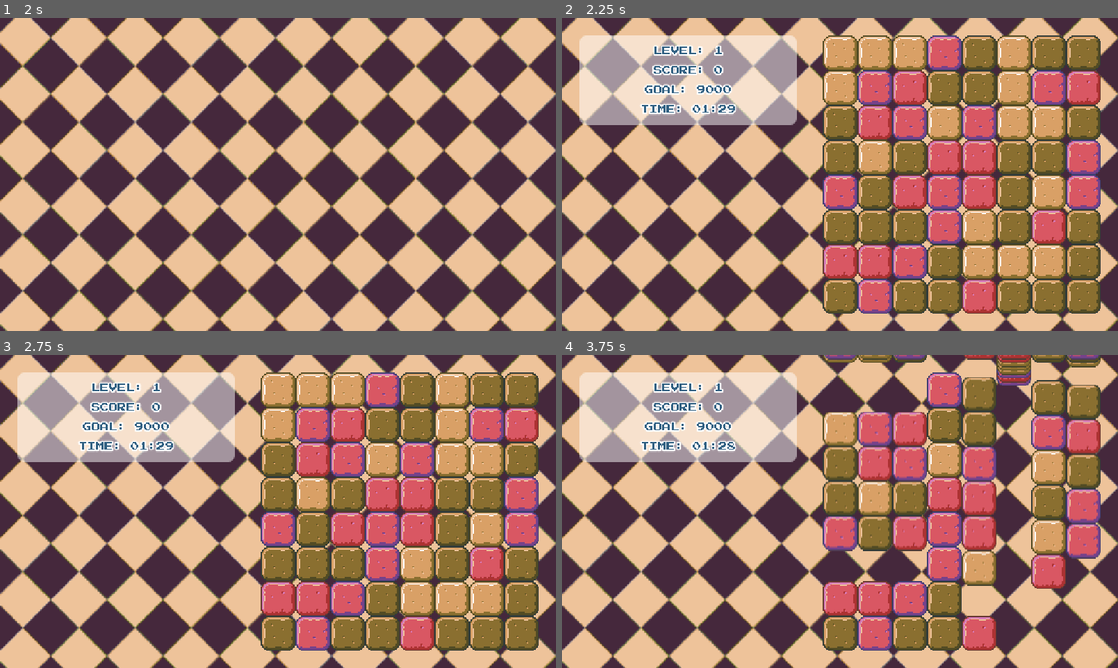
Above: before the commit, frames 1-4 (two rows, left to right).
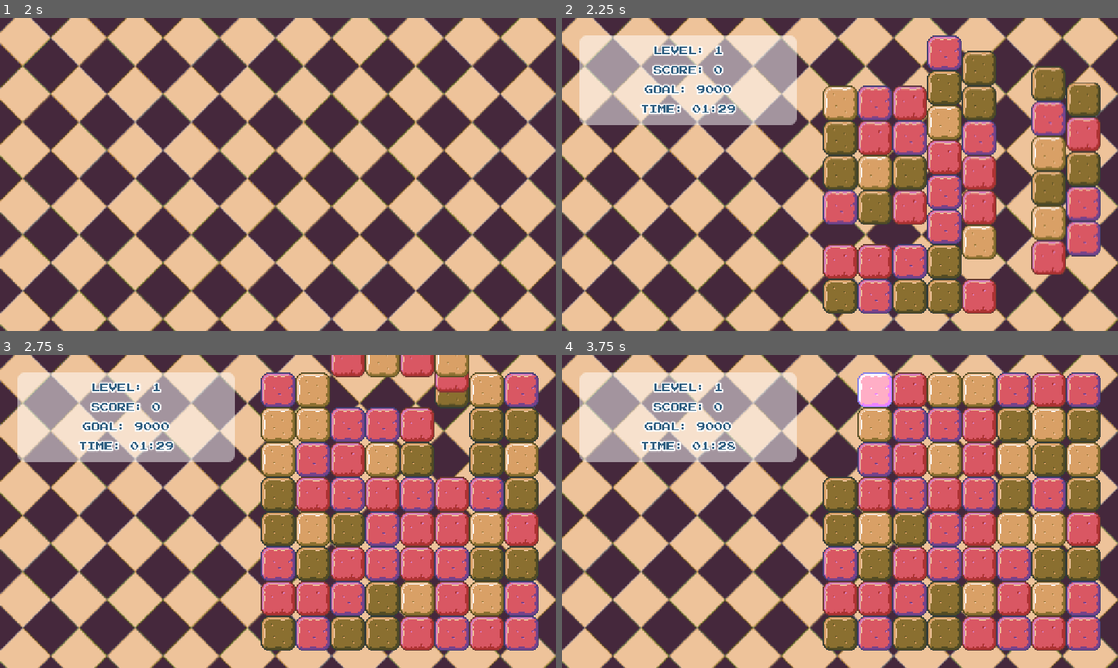
Above: after the commit, the same moments.

Repository: lazaromenezes/edx-games50
Game: Godot game, scene res://scenes/title_screen/title_screen.tscn
The game is run twice, just before and just after one commit, with the same random seed, the same clock (stepped at 60 frames per second) and the same inputs.
Inputs (mouse positions are in pixels of both pictures, inside the frame that each line leads up to):
- Up to frame 1 (2 s): click "Start" at 0.5 s; move the mouse to (400, 158) at 1.27 s; press the mouse at (400, 158) at 1.28 s
- Up to frame 2 (2.25 s): move the mouse to (728, 190) at 2.02 s; release the mouse at (728, 190) at 2.03 s; click (728, 190) at 2.1 s
- Up to frame 3 (2.75 s): no input
- Up to frame 4 (3.75 s): move the mouse to (840, 389) at 2.77 s; press the mouse at (840, 389) at 2.78 s; move the mouse to (873, 389) at 3.52 s; release the mouse at (873, 389) at 3.53 s; click (873, 389) at 3.6 s

Frame 1 is identical in both runs. In frame 2, 27% of the frame differs, in the area x 46-97%, y 5-95%; in frame 3, 26%; in frame 4, 30%, in the area x 46-97%, y 0-95%.

Commit message:
Fix event chaining

Diff:
--- a/match_three/scenes/game/game_board.gd
+++ b/match_three/scenes/game/game_board.gd
@@ -1,4 +1,6 @@
 extends Node2D
+
+signal board_ready()
 
 @export var board_size: Vector2 = Vector2(8, 8)
 @export var swap_time: float = 0.1
@@ -9,8 +11,8 @@
 
 var _current_selected: PlayTile = null
 var _tiles: Array[Array] = []
-
 var _valid_move: bool = true
+var _can_score: bool = false
 
 func _ready():
 	_viewport_halfed = get_viewport_rect().size / 2.0
@@ -19,7 +21,12 @@
 	_clear()
 	_add_tiles()
 	_centralize()
-	_move_right()
+	await _move_right()
+	_check_for_matches(_ready_to_play)
+
+func _ready_to_play():
+	_can_score = true
+	board_ready.emit()
 
 func _clear():
 	for tile in get_children():
@@ -52,6 +59,7 @@
 func _move_right():
 	var tween = create_tween()
 	tween.tween_property(self, "position:x", _viewport_halfed.x , 0.1)
+	await tween.finished
 
 func _on_tile_selected(selected_tile):
 	if _current_selected == null:
@@ -62,7 +70,7 @@
 	else:
 		if _are_adjacent(_current_selected, selected_tile):
 			await _swap(_current_selected, selected_tile)
-			call_deferred("_check_for_matches", _swap.bind(_current_selected, selected_tile))
+			_check_for_matches(_swap.bind(_current_selected, selected_tile))
 			_current_selected._selected = false
 			selected_tile._selected = false
 			_current_selected = null
@@ -111,10 +119,7 @@
 		when_not_found.call()
 	else:
 		_clear_matches(matches)
-		call_deferred("_adjust_board")
-		call_deferred("_refill")
-		#await get_tree().create_timer(0.1).timeout
-		#call_deferred("_check_for_matches", _to_play)
+		_adjust_board()
 
 func _find_matches():
 	var matches: Array[Match] = []
@@ -180,6 +185,9 @@
 			tile.queue_free()
 
 func _adjust_board():
+
+	var tween = get_tree().create_tween()
+
 	for column in board_size.y:
 		var empty_slot = -1
 		var space = false
@@ -192,7 +200,9 @@
 				if tile:
 					_tiles[empty_slot][column] = tile
 
-					_move_tile(tile, Vector2(tile.position.x, TileManager.TILE_SIZE * empty_slot))
+					tween\
+					.parallel()\
+					.tween_property(tile, "position:y", TileManager.TILE_SIZE * empty_slot, 0.15)
 
 					_tiles[row][column] = null
 
@@ -206,13 +216,32 @@
 
 			row -= 1
 
+	tween.tween_callback(_refill)
+
+	await tween.finished
+
 func _refill():
+	var tween = get_tree().create_tween()
+
 	for y in board_size.y:
 		for x in range(board_size.x - 1, -1, -1):
 			var tile = _tiles[x][y]
 
 			if tile == null:
-				_replace_tile(x, y)
+				var play_tile = _new_tile(x, y)
+				_tiles[x][y] = play_tile
+
+				var original_position = play_tile.position
+				play_tile.position.y = -50
+				add_child(play_tile)
+
+				tween\
+				.parallel()\
+				.tween_property(play_tile, "position:y", original_position.y, 0.15)
+
+	tween.tween_callback(_check_for_matches.bind(_ready_to_play))
+
+	await tween.finished
 
 func _replace_tile(row, column):
 	var play_tile = _new_tile(row, column)
